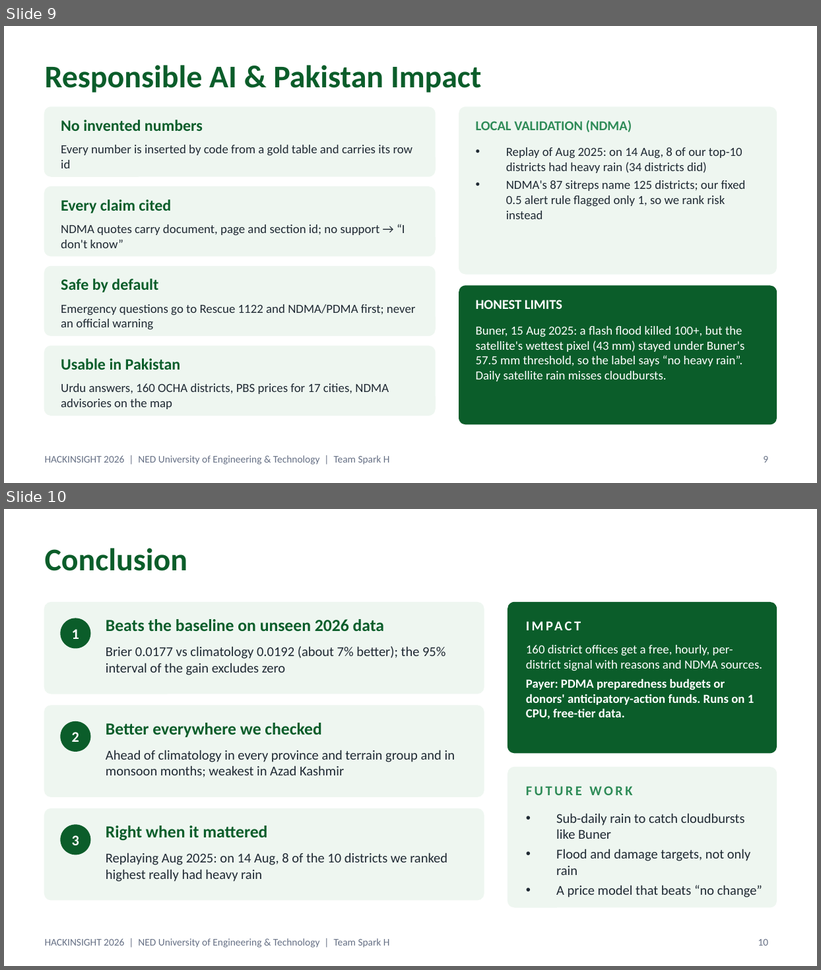
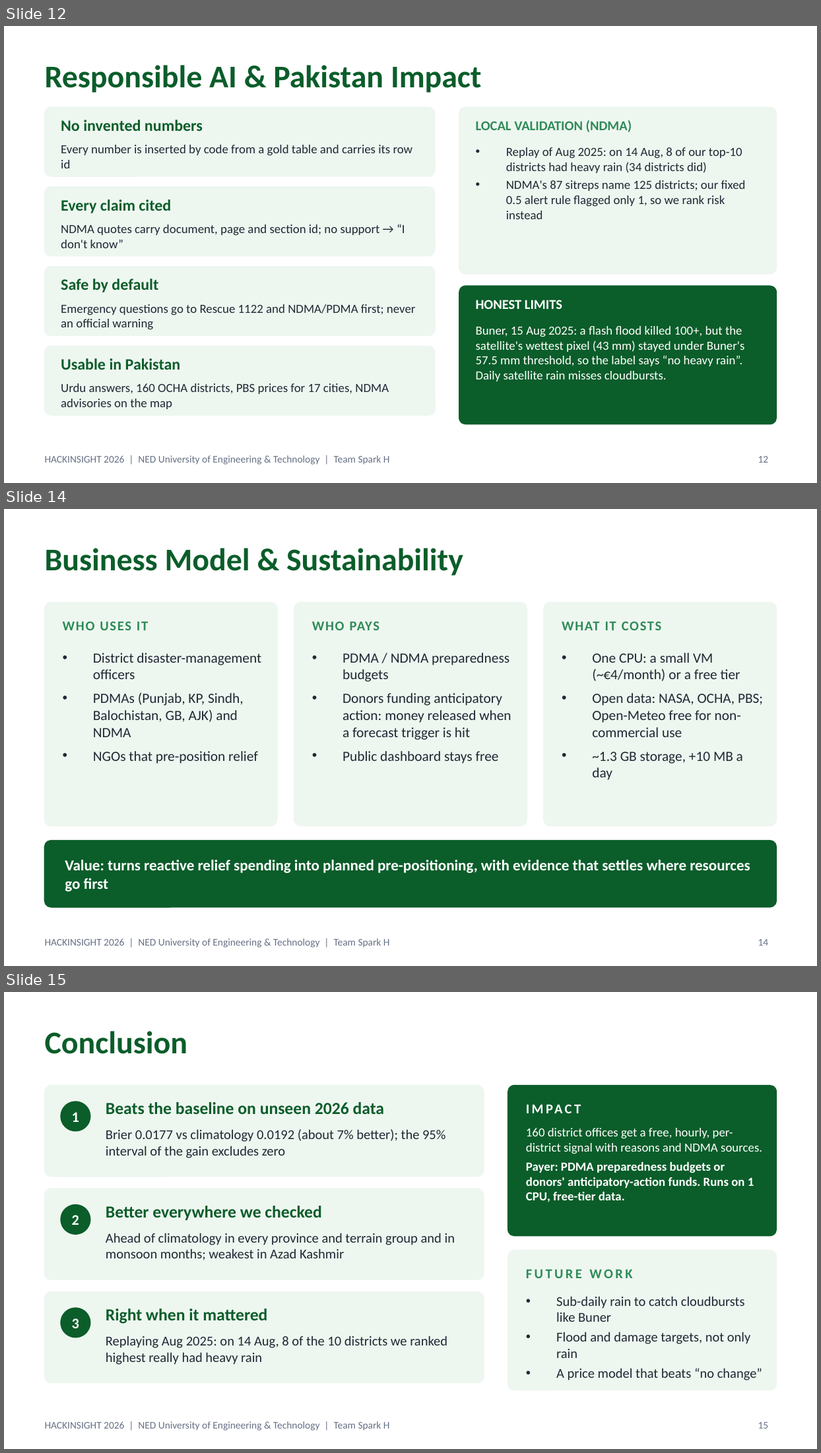
Before and after one commit to RoshaanT1/floodlens-pakistan, a slide deck: FloodLens_SparkH.pptx. Shown one above the other, each under a label of ours: slides 9 and 10 before the commit, slides 12, 14 and 15 after it; the slides between them are not shown. The pictures are 821x970 and 821x1453 pixels, drawn with LibreOffice and Linux fonts; fonts in the diff are those of the drawing. Boxes give left, top, right and bottom in pixels: in the first picture for what was removed or moved away, otherwise in the second. Text is boxed around its words. In the diff, an @@ line names an element or a change of style, - is before the commit and + after.

Commit message:
Deck: merged teammate's material (problem framing, why these sources, Model A details, optimization, comparison, business model, roll numbers); 16 slides

```diff
--- a/FloodLens_SparkH.pptx
+++ b/FloodLens_SparkH.pptx
@@ slide 14 added at <box>4,509,817,966</box>, background #FFFFFF; not listed: 1 template element that a slide beside it also shows @@
@@ title added at <box>45,548,463,576</box>, 28 pt, text #0B5D2A, bold @@
+Business Model & Sustainability
@@ rounded rectangle added at <box>45,603,277,826</box>, fill #EEF6F0, outline #EEF6F0 1 pt @@
@@ rounded rectangle added at <box>294,603,527,826</box>, fill #EEF6F0, outline #EEF6F0 1 pt @@
@@ rounded rectangle added at <box>544,603,776,826</box>, fill #EEF6F0, outline #EEF6F0 1 pt @@
@@ text added at <box>63,621,148,630</box>, 12 pt, text #2E8B57, bold @@
+WHO USES IT
@@ text added at <box>312,621,380,630</box>, 12 pt, text #2E8B57, bold @@
+WHO PAYS
@@ text added at <box>562,621,662,630</box>, 12 pt, text #2E8B57, bold @@
+WHAT IT COSTS
@@ text added at <box>93,653,261,764</box>, 12.5 pt, text #1F2933 @@
+• District disaster-management officers
+• PDMAs (Punjab, KP, Sindh, Balochistan, GB, AJK) and NDMA
+• NGOs that pre-position relief
@@ text added at <box>343,653,511,764</box>, 12.5 pt, text #1F2933 @@
+• PDMA / NDMA preparedness budgets
+• Donors funding anticipatory action: money released when a forecast trigger is hit
+• Public dashboard stays free
@@ text added at <box>592,653,763,780</box>, 12.5 pt, text #1F2933 @@
+• One CPU: a small VM (~€4/month) or a free tier
+• Open data: NASA, OCHA, PBS; Open-Meteo free for non-commercial use
+• ~1.3 GB storage, +10 MB a day
@@ rounded rectangle added at <box>45,841,776,908</box>, fill #0B5D2A, outline #0B5D2A 1 pt @@
@@ text added at <box>65,859,750,892</box>, 13.5 pt, text #FFFFFF, bold @@
+Value: turns reactive relief spending into planned pre-positioning, with evidence that settles where resources go first
@@ page number added at <box>758,939,769,946</box>, 9 pt, text #667085 @@
+14
@@ what was slide 9 is now slide 12 @@
@@ page number at <box>758,456,769,463</box>: text changed @@
-9
+12
@@ what was slide 10 is now slide 15 @@
@@ page number at <box>758,1422,769,1429</box>: text changed @@
-10
+15
```
Also in this commit, not shown: 3 slides changed, 4 other slides added, 1 other file.
